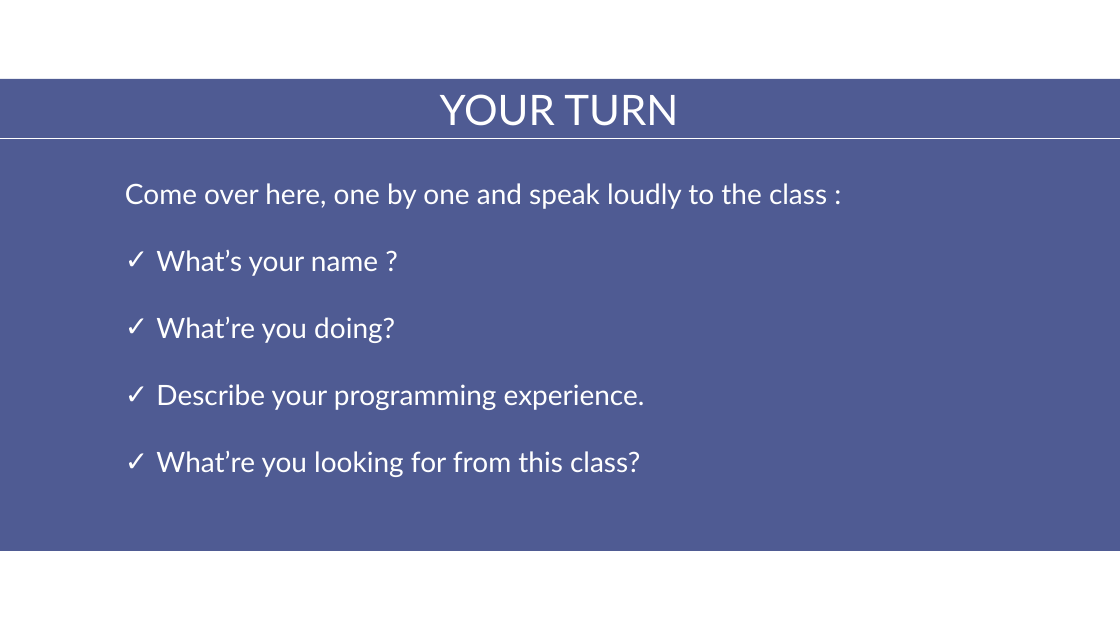
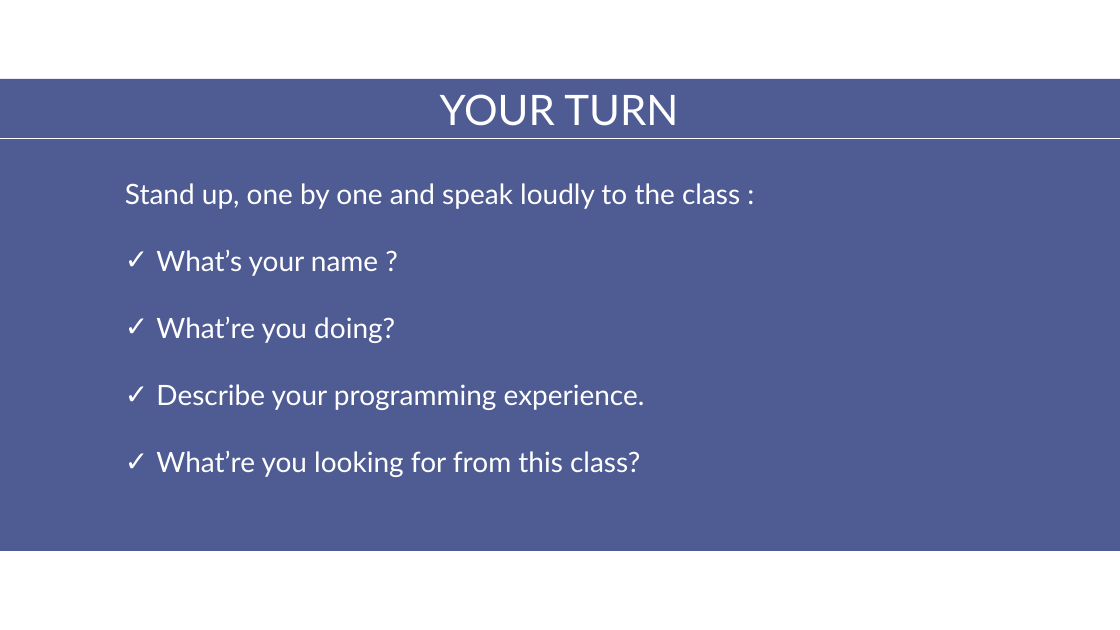
Before and after one commit to aptech-php/aptech-php-course, a slide deck: slide 5 of PHP/slides/0-PHP-Greeting.pptx. Drawn at 1120x630 pixels with LibreOffice and Linux fonts; fonts in the diff are those of the drawing. Boxes give left, top, right and bottom in pixels: in the first picture for what was removed or moved away, otherwise in the second. Text is boxed around its words. In the diff, an @@ line names an element or a change of style, - is before the commit and + after.

```diff
--- a/PHP/slides/0-PHP-Greeting.pptx
+++ b/PHP/slides/0-PHP-Greeting.pptx
@@ text at (125, 183, 740, 209): text changed @@
-Come over here, one by one and speak loudly to the class :
+Stand up, one by one and speak loudly to the class :
```
Also in this commit, not shown: 2 other slides changed, 8 other files.
